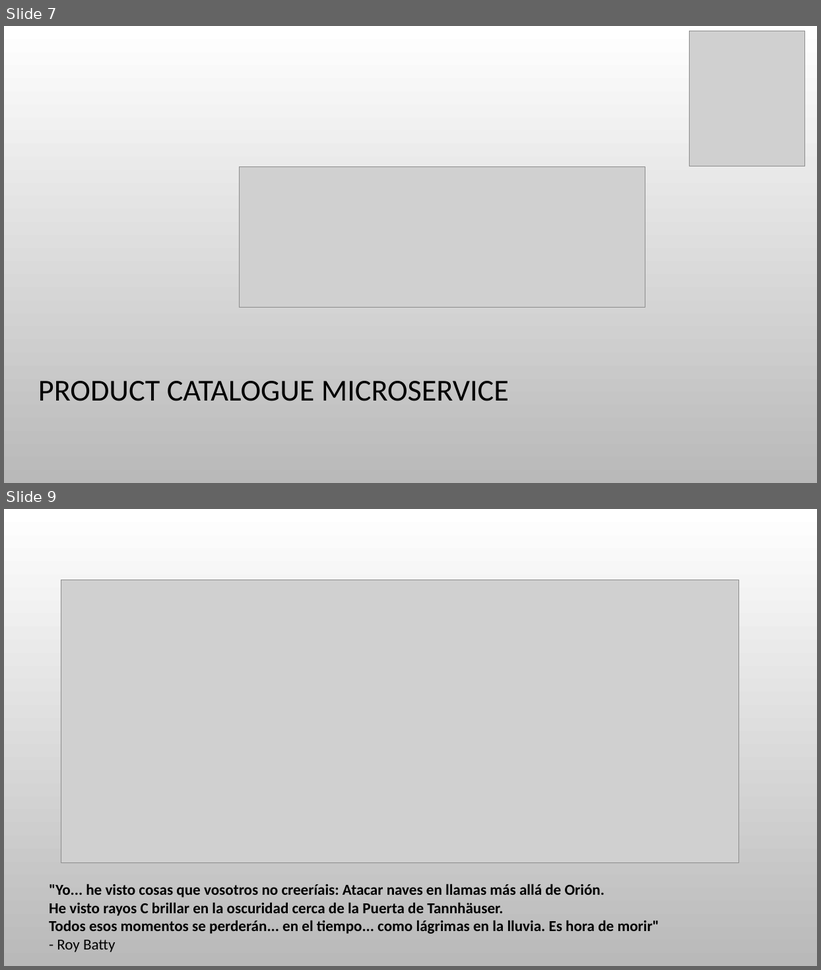
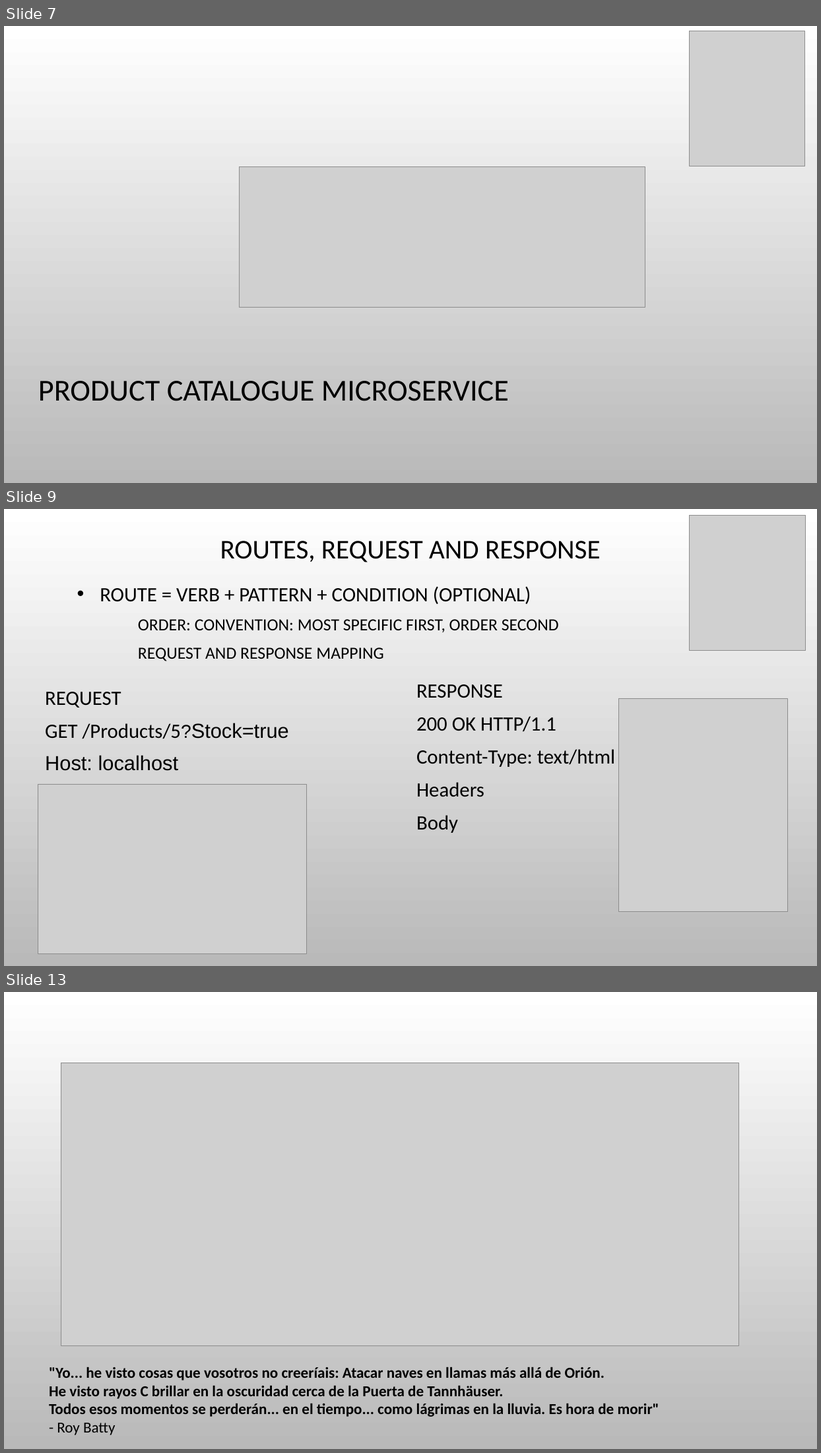
Before and after one commit to snavarropino/nancyFxSession, a slide deck: nancyFx.pptx. Shown one above the other, each under a label of ours: slides 7 and 9 before the commit, slides 7, 9 and 13 after it; the slides between them are not shown. The pictures are 821x970 and 821x1453 pixels, drawn with LibreOffice and Linux fonts; fonts in the diff are those of the drawing; grey boxes stand for pictures; background and template pictures are left out. Boxes give left, top, right and bottom in pixels: in the first picture for what was removed or moved away, otherwise in the second. Text is boxed around its words. In the diff, an @@ line names an element or a change of style, - is before the commit and + after.

```diff
--- a/nancyFx.pptx
+++ b/nancyFx.pptx
@@ slide 9 added at bbox=[4, 509, 817, 966], background picture (left out) @@
@@ picture added at bbox=[690, 515, 805, 650] @@
@@ title added at bbox=[220, 541, 601, 562], 32 pt, text #000000 @@
+ROUTES, REQUEST AND RESPONSE
@@ text added at bbox=[100, 586, 559, 661], 20 pt, text #000000 @@
+• ROUTE = VERB + PATTERN + CONDITION (OPTIONAL)
+    ORDER: CONVENTION: MOST SPECIFIC FIRST, ORDER SECOND
+    REQUEST AND RESPONSE MAPPING
@@ text added at bbox=[416, 685, 615, 833], 24 pt, text #000000 @@
+    RESPONSE
+    200 OK HTTP/1.1
+    Content-Type: text/html
+    Headers
+    Body
@@ text added at bbox=[45, 692, 289, 771], 24 pt, text #000000 @@
+    REQUEST
+    GET /Products/5?Stock=true
+    Host: localhost
@@ picture added at bbox=[619, 698, 788, 912] @@
@@ picture added at bbox=[38, 784, 306, 955] @@
@@ what was slide 9 is now slide 13 @@
```
Also in this commit, not shown: 1 slide changed, 3 other slides added, 6 other files.
